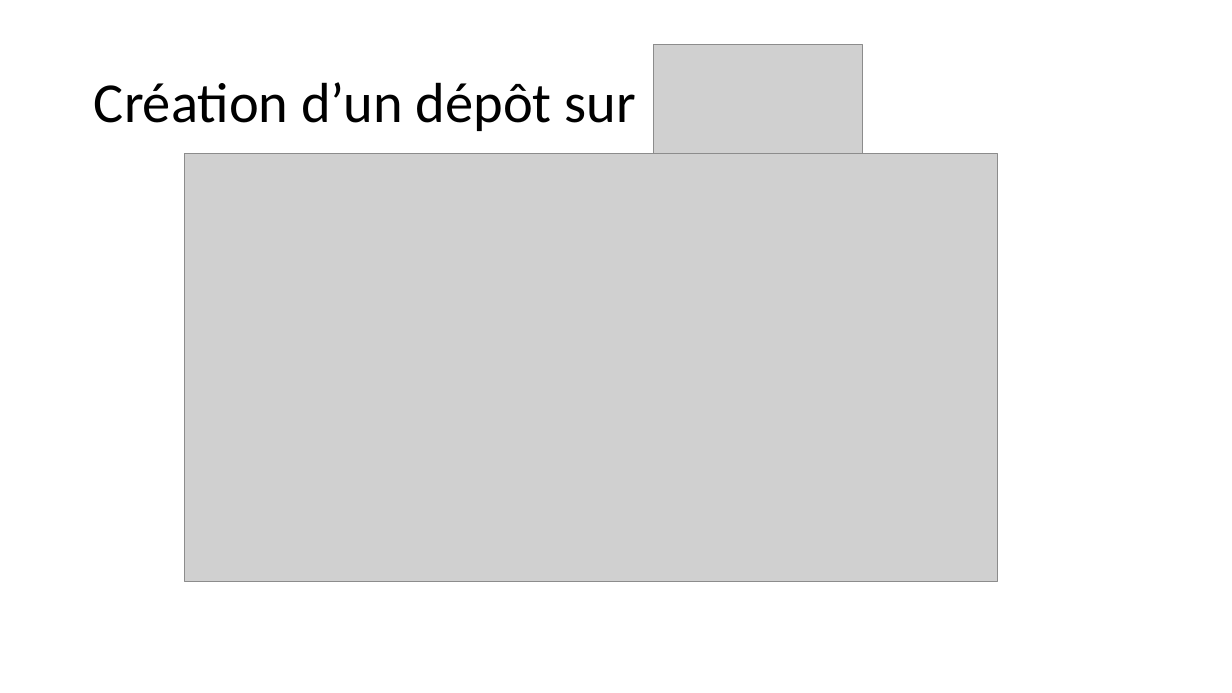
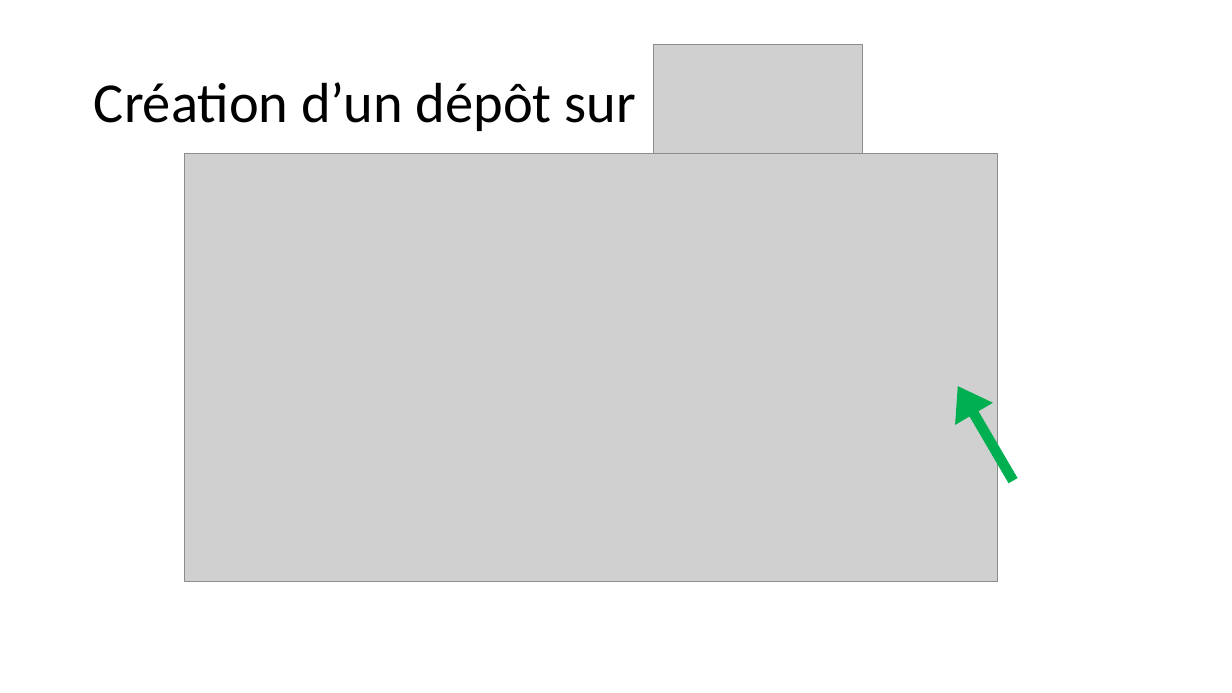
Before and after one commit to BenRobert38/BUT3-GIT-2025, a slide deck: slide 24 of Cours/BUT3-Cours1.pptx. Drawn at 1232x693 pixels with LibreOffice and Linux fonts; fonts in the diff are those of the drawing; grey boxes stand for pictures. Boxes give left, top, right and bottom in pixels: in the first picture for what was removed or moved away, otherwise in the second. Text is boxed around its words. In the diff, an @@ line names an element or a change of style, - is before the commit and + after.

```diff
--- a/Cours/BUT3-Cours1.pptx
+++ b/Cours/BUT3-Cours1.pptx
@@ right arrow added at [940, 377, 1031, 491], fill #00B050, outline #00B050 1 pt @@
```
Also in this commit, not shown: 23 other slides changed, 23 slides added, 1 other file.
